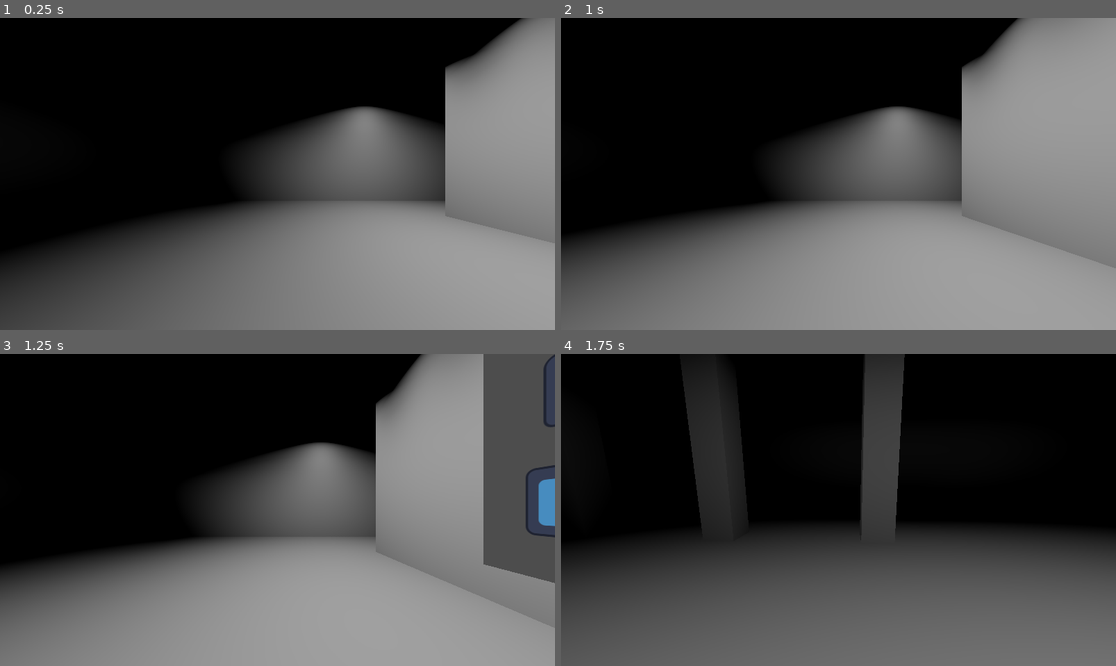
Above: before the commit, frames 1-4 (two rows, left to right).
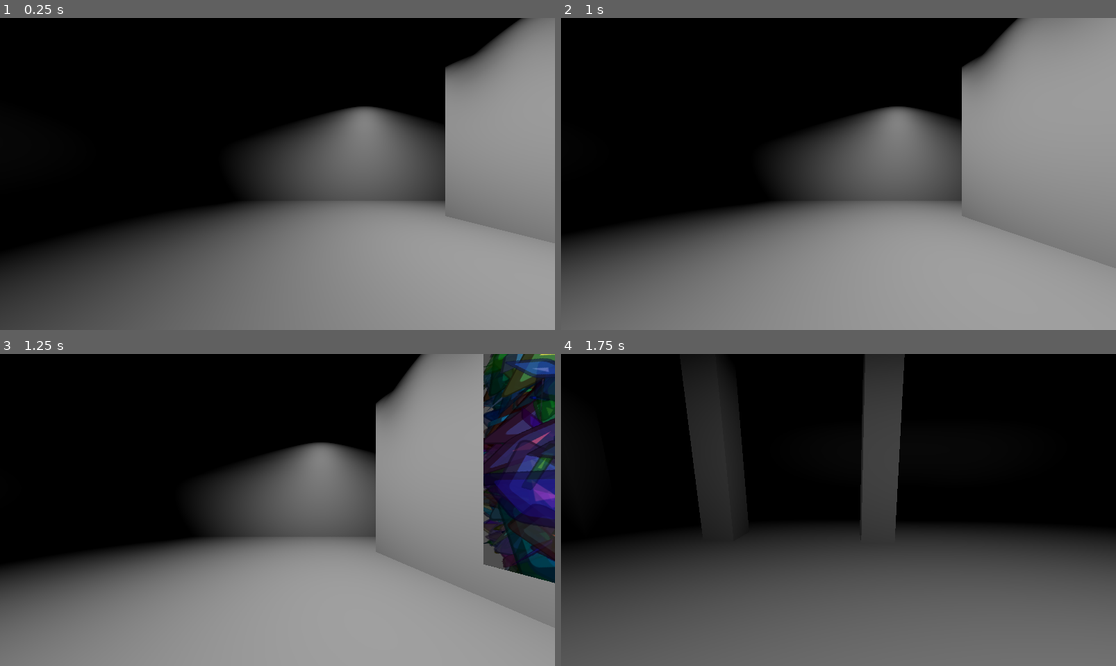
Above: after the commit, the same moments.

Repository: Simplexeon/visual-world
Game: Godot game, scene res://main.tscn
The game is run twice, just before and just after one commit, with the same random seed, the same clock (stepped at 60 frames per second) and the same inputs. The engine's default icon, where the game draws it, is replaced by a stand-in: a white triangle on a blue panel in a dark square.
Inputs (mouse positions are in pixels of both pictures, inside the frame that each line leads up to):
- Up to frame 1 (0.25 s): no input
- Up to frame 2 (1 s): tap Enter at 0.5 s; move the mouse to (960, 158) at 0.52 s; hold H (right) from 0.53 s (still down); click (960, 158) at 0.67 s
- Up to frame 3 (1.25 s): keep holding H (right)
- Up to frame 4 (1.75 s): move the mouse to (810, 510) at 1.27 s; release H (right) at 1.28 s; hold D (forward) from 1.28 s (still down)

Frames 1-2 are identical in both runs. In frame 3, 8.6% of the frame differs, in the area x 87-100%, y 0-74%; in frame 4, nothing differs.

Commit message:
Drew 10,000 things

Diff:
--- /dev/null
+++ b/pieces/10000_things/10000_things.gd
@@ -0,0 +1,59 @@
+extends Node2D
+
+# Parameters
+
+@export var DuplicationThing : PackedScene;
+
+@export_subgroup("Item Manipulation")
+@export var Bounds : Vector2 = Vector2(500, 500);
+@export var MaxSize : float = 2.5;
+
+@export_subgroup("Creation Timing")
+@export var Timed : bool = false;
+@export var CreationLength : float = 20.0;
+@export var WaitLength : float = 5.0;
+
+
+# Data
+
+var half_bounds : Vector2;
+
+
+# Components
+
+@onready var GenerationTimer : Timer = $GenerationTimer;
+
+
+# Processes
+
+func _ready() -> void:
+
+	randomize();
+
+	half_bounds = Bounds * .5;
+
+	if(!Timed):
+		var i : int = 0;
+		while(i < 10000):
+			create_thing();
+			i += 1;
+	else:
+		pass;
+
+
+# Functions
+
+func create_thing() -> void:
+
+	var thing : Node = DuplicationThing.instantiate();
+
+	if(thing is Node2D):
+		thing.global_position = Vector2(randf_range(half_bounds.x * -1, half_bounds.x), randf_range(half_bounds.y * -1, half_bounds.y));
+
+		thing.rotation_degrees = randf_range(0, 360);
+		thing.scale = Vector2(randf_range(0.01, MaxSize), randf_range(0.01, MaxSize));
+		thing.skew = randf_range(-90, 90);
+
+		thing.modulate = Color(randf_range(0, 1), randf_range(0, 1), randf_range(0, 1), randf_range(0.5, 1));
+
+	add_child(thing);
--- a/pieces/10000_things/10000_things.tscn
+++ b/pieces/10000_things/10000_things.tscn
@@ -1,41 +1,11 @@
-[gd_scene load_steps=2 format=3 uid="uid://csdn0tiq77b3o"]
+[gd_scene load_steps=3 format=3 uid="uid://csdn0tiq77b3o"]
 
-[ext_resource type="Texture2D" uid="uid://bvpamt3rt0klt" path="res://icon.svg" id="1_6snvh"]
+[ext_resource type="Script" path="res://pieces/10000_things/10000_things.gd" id="1_e1bic"]
+[ext_resource type="PackedScene" uid="uid://bdm12m0kte0gc" path="res://pieces/10000_things/godot_thing.tscn" id="2_nemc5"]
 
 [node name="10000 Things" type="Node2D"]
+script = ExtResource("1_e1bic")
+DuplicationThing = ExtResource("2_nemc5")
+MaxSize = 1.5
 
-[node name="Sprite2D" type="Sprite2D" parent="."]
-position = Vector2(-217, -160)
-texture = ExtResource("1_6snvh")
-
-[node name="Sprite2D2" type="Sprite2D" parent="."]
-position = Vector2(193, -212)
-texture = ExtResource("1_6snvh")
-
-[node name="Sprite2D3" type="Sprite2D" parent="."]
-position = Vector2(-96, 174)
-texture = ExtResource("1_6snvh")
-
-[node name="Sprite2D4" type="Sprite2D" parent="."]
-position = Vector2(204, 155)
-texture = ExtResource("1_6snvh")
-
-[node name="Sprite2D5" type="Sprite2D" parent="."]
-position = Vector2(4, -21)
-texture = ExtResource("1_6snvh")
-
-[node name="Sprite2D6" type="Sprite2D" parent="."]
-position = Vector2(-437, 168)
-texture = ExtResource("1_6snvh")
-
-[node name="Sprite2D7" type="Sprite2D" parent="."]
-position = Vector2(-45, -202)
-texture = ExtResource("1_6snvh")
-
-[node name="Sprite2D8" type="Sprite2D" parent="."]
-position = Vector2(-231, 27)
-texture = ExtResource("1_6snvh")
-
-[node name="Sprite2D9" type="Sprite2D" parent="."]
-position = Vector2(177, -41)
-texture = ExtResource("1_6snvh")
+[node name="GenerationTimer" type="Timer" parent="."]
--- /dev/null
+++ b/pieces/10000_things/godot_thing.tscn
@@ -0,0 +1,7 @@
+[gd_scene load_steps=2 format=3 uid="uid://bdm12m0kte0gc"]
+
+[ext_resource type="Texture2D" uid="uid://bvpamt3rt0klt" path="res://icon.svg" id="1_521ep"]
+
+[node name="Sprite2D" type="Sprite2D"]
+position = Vector2(-217, -160)
+texture = ExtResource("1_521ep")
Not shown: 2 places in main.tscn that only renumber resources
